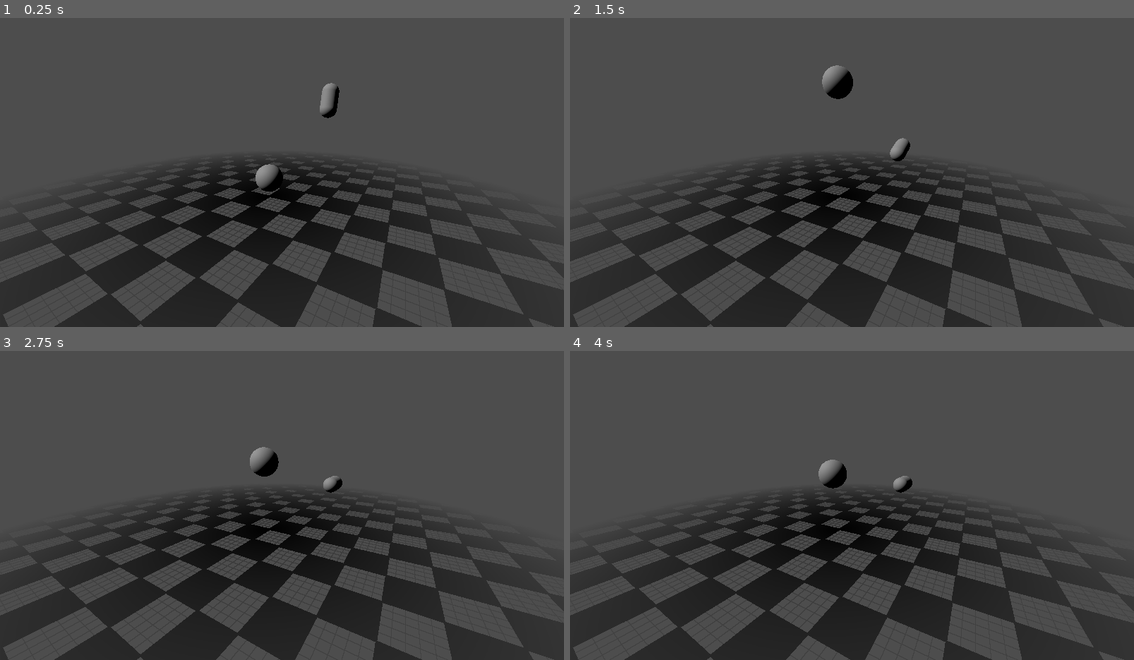
Above: before the commit, frames 1-4 (two rows, left to right).
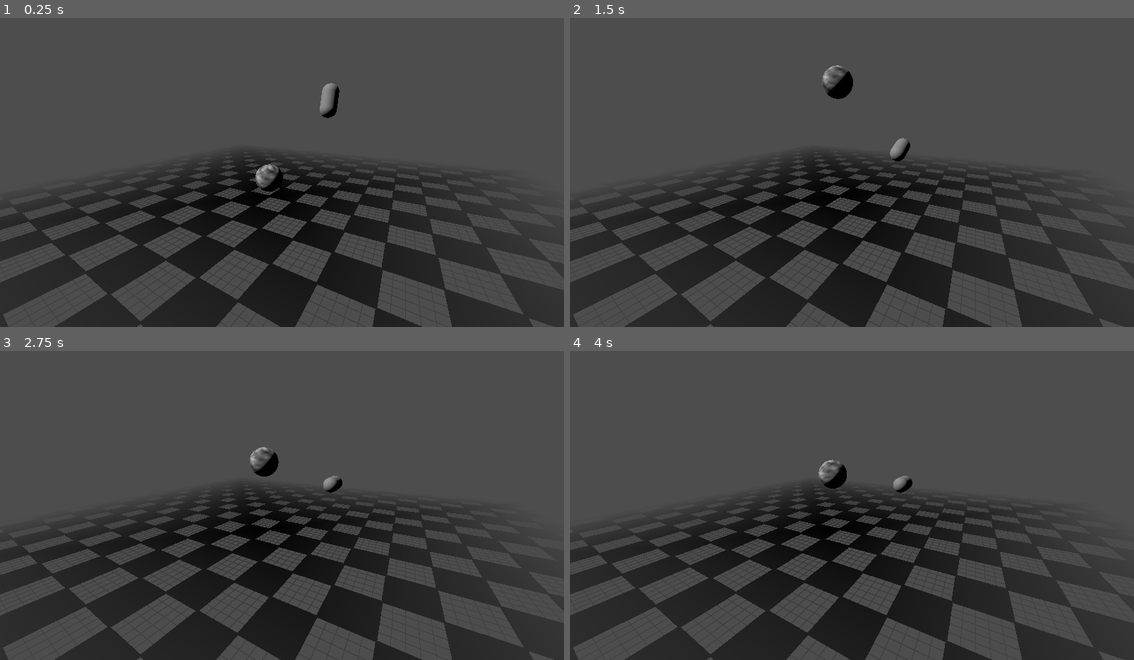
Above: after the commit, the same moments.

Repository: TheDying0fLight/Qualt
Game: Godot game, scene res://world.tscn
Same seed, same stepped clock (60 frames per second), same inputs: the game is played once before the commit and once after it.
Inputs (mouse positions are in pixels of both pictures, inside the frame that each line leads up to):
- Up to frame 1 (0.25 s): no input
- Up to frame 2 (1.5 s): tap Enter (ui_accept) at 0.5, 0.77 s; move the mouse to (976, 153) at 0.52 s; hold 1 (1) 0.53-1.28 s; tap 2 (2) at 0.8, 1.35 s; move the mouse to (739, 184) at 1.27 s
- Up to frame 3 (2.75 s): tap Enter (ui_accept) at 1.52 s; tap A (a) at 1.55, 2.1 s; move the mouse to (338, 431) at 2.02 s; hold Ctrl (ctrl) from 2.03 s (still down)
- Up to frame 4 (4 s): move the mouse to (823, 564) at 2.77 s; release Ctrl (ctrl) at 2.78 s; tap Ctrl (ctrl) at 2.85 s; tap Enter (ui_accept) at 3.02, 3.77 s; tap D (d) at 3.05, 3.6 s; move the mouse to (1021, 548) at 3.52 s; tap S (s) at 3.8 s

The runs differ from the first frame. In frame 1, less than 0.1% of the frame differs, in the area x 45-79%, y 47-81%; in frame 2, less than 0.1%; in frame 3, less than 0.1%; in frame 4, less than 0.1%, in the area x 44-79%, y 35-81%.

Commit message:
godot 4.5, grid move with player,

Diff:
--- /dev/null
+++ b/camera_controller.gd
@@ -0,0 +1,35 @@
+extends Node
+
+@onready var static_camera: Camera3D = %StaticCamera
+@onready var player_camera: Camera3D = %PlayerCamera
+@onready var grid: MeshInstance3D = %Grid
+
+var active_camera: Camera3D:
+    set(camera):
+        camera.make_current()
+        grid.call_deferred("reparent", camera, false)
+        active_camera = camera
+        if fov: camera.fov = fov
+
+var fov: float:
+    set(new):
+        fov = min(max(new, 1), 165)
+        active_camera.fov = fov
+
+func _ready() -> void:
+    active_camera = static_camera
+    fov = active_camera.fov
+
+func _input(event: InputEvent) -> void:
+    if Input.is_action_pressed("ctrl"):
+        if event.is_action_pressed("1"):
+            active_camera = player_camera
+        if event.is_action_pressed("2"):
+            active_camera = static_camera
+    if event.is_action("scroll_up"): fov -= 1
+    if event.is_action("scroll_down"): fov += 1
+    if event is InputEventMouseMotion:
+        var cam_parent := active_camera.get_parent()
+        if not cam_parent is SpringArm3D: return
+        cam_parent.rotation.y += event.relative.x * -0.01
+        cam_parent.rotation.x = min(max(cam_parent.rotation.x + event.relative.y * -0.01, deg_to_rad(-90)), deg_to_rad(90))
--- /dev/null
+++ b/follow_node.gd
@@ -0,0 +1,6 @@
+extends SpringArm3D
+
+@export var target: Node
+
+func _process(_delta: float) -> void:
+    position = target.position
--- a/plane.gdshader
+++ b/plane.gdshader
@@ -12,9 +12,9 @@
 uniform float minorLineAlpha: hint_range(0.0, 1.0) = .3;
 uniform vec3 centerOffset = vec3(0.0, 0.0, 0.0);
 
-// calculate line mask, usning a bit of fwidth() magic to make line width not affected by perspective
+// calculate line mask, using a bit of fwidth() magic to make line width not affected by perspective
 float grid(vec2 pos, float unit, float thickness){
-	vec2 threshold = fwidth(pos) * thickness * .5 / unit;
+	vec2 threshold = fwidth(pos + vec2(100, 0)) * thickness * .5 / unit;
 	vec2 posWrapped = pos / unit;
 	vec2 line = step(fract(-posWrapped), threshold) + step(fract(posWrapped), threshold);
 	return max(line.x, line.y);
@@ -28,17 +28,17 @@
 }
 
 void fragment() {
-	// ray from camera to fragemnt in wrold space
-	vec3 rayWorld = normalize(mat3(INV_VIEW_MATRIX) * VIEW) ;
+	// ray from camera to fragment in world space
+	vec3 rayWorld = normalize(mat3(INV_VIEW_MATRIX) * VIEW);
 
 	// calculate fragment position in world space
 	vec3 posWorld;
-	float t = -(CAMERA_POSITION_WORLD.y - centerOffset.y) / (rayWorld.y );
+	float t = -(CAMERA_POSITION_WORLD.y - centerOffset.y) / (rayWorld.y);
 	posWorld.y = -centerOffset.y;
-	posWorld.xz = CAMERA_POSITION_WORLD.xz + t * rayWorld.xz + centerOffset.xz;
+	posWorld.xz = CAMERA_POSITION_WORLD.xz + t * rayWorld.xz;
 
 	// calculate planar distance from camera to fragment (used for fading)
-	float distPlanar = distance(posWorld.xz, centerOffset.xz);
+	float distPlanar = max(distance(posWorld.x, centerOffset.x), distance(posWorld.z, centerOffset.z));
 
 	// grid
 	float line = grid(posWorld.xz, unitSize, majorLineThickness);
@@ -64,5 +64,4 @@
 
 	// final color (premultiplied alpha blend)
 	ALBEDO = (checkerColor.rgb * alphaChec) * (1.0 - alphaGrid) + (gridColor.rgb * alphaGrid);
-
 }
--- a/player.gd
+++ b/player.gd
@@ -1,9 +1,11 @@
 extends RigidBody3D
+
+@onready var player_cam_arm: SpringArm3D = %PlayerCamArm
 
 func _process(_delta: float) -> void:
     if Input.is_action_just_pressed("ui_accept"):
         apply_impulse(Vector3(0, 1, 0) * 300)
 
     var input_dir := Input.get_vector("a", "d", "w", "s")
-    var direction := (transform.basis * Vector3(input_dir.x, 0, input_dir.y)).normalized()
+    var direction := (player_cam_arm.basis * Vector3(input_dir.x, 0, input_dir.y)).normalized()
     apply_force(direction * 100)
--- a/project.godot
+++ b/project.godot
@@ -12,7 +12,7 @@
 
 config/name="Qualt"
 run/main_scene="uid://wlinv61j5nr4"
-config/features=PackedStringArray("4.4", "Forward Plus")
+config/features=PackedStringArray("4.5", "Forward Plus")
 config/icon="res://icon.svg"
 
 [debug]
--- a/world.gd
+++ b/world.gd
@@ -1,41 +1,8 @@
 extends Node3D
 
-@onready var static_camera: Camera3D = %StaticCamera
-@onready var player_camera: Camera3D = %PlayerCamera
+@onready var player: RigidBody3D = %Player
 @onready var grid: MeshInstance3D = %Grid
 
-var active_camera: Camera3D:
-    set(camera):
-        camera.make_current()
-        grid.call_deferred("reparent", camera, false)
-        active_camera = camera
-        if fov: camera.fov = fov
-
-var fov: float:
-    set(new):
-        fov = min(max(new, 1), 165)
-        active_camera.fov = fov
-
-func _ready() -> void:
-    active_camera = static_camera
-    fov = active_camera.fov
-
-func _input(event: InputEvent) -> void:
-    if Input.is_action_pressed("ctrl"):
-        if event.is_action_pressed("1"):
-            active_camera = player_camera
-        if event.is_action_pressed("2"):
-            active_camera = static_camera
-    if event.is_action("scroll_up"): fov -= 1
-    if event.is_action("scroll_down"): fov += 1
-    if event is InputEventMouseMotion and event.relative.length() < 200:
-        var cam_parent := active_camera.get_parent()
-        if not cam_parent is SpringArm3D: return
-        cam_parent.rotation.y += event.relative.x * -0.01
-        cam_parent.rotation.x = min(max(cam_parent.rotation.x + event.relative.y * -0.01, deg_to_rad(-90)), deg_to_rad(90))
-
-
-func _process(delta: float) -> void:
-    var cam_parent := active_camera.get_parent()
-    if not cam_parent is SpringArm3D: return
-    cam_parent.global_rotation = cam_parent.rotation
+func _process(_delta: float) -> void:
+    var target_pos := player.global_position
+    grid.mesh.material.set_shader_parameter("centerOffset", Vector3(target_pos.x,0,target_pos.z))
--- a/world.tscn
+++ b/world.tscn
@@ -1,8 +1,10 @@
-[gd_scene load_steps=13 format=3 uid="uid://wlinv61j5nr4"]
+[gd_scene load_steps=19 format=3 uid="uid://wlinv61j5nr4"]
 
 [ext_resource type="Shader" uid="uid://d2nh03vbwfnrs" path="res://plane.gdshader" id="1_f3sb7"]
 [ext_resource type="Script" uid="uid://k6hltm143vfu" path="res://world.gd" id="1_tlwt5"]
 [ext_resource type="Script" uid="uid://8s42e8agfws5" path="res://player.gd" id="2_fj7yv"]
+[ext_resource type="Script" uid="uid://3t7m6d4dgu3m" path="res://follow_node.gd" id="4_aqk2v"]
+[ext_resource type="Script" uid="uid://c0nq7gi07viig" path="res://camera_controller.gd" id="5_036b0"]
 
 [sub_resource type="ShaderMaterial" id="ShaderMaterial_f3sb7"]
 render_priority = 0
@@ -33,7 +35,20 @@
 
 [sub_resource type="SphereShape3D" id="SphereShape3D_f3sb7"]
 
+[sub_resource type="Gradient" id="Gradient_aqk2v"]
+
+[sub_resource type="FastNoiseLite" id="FastNoiseLite_036b0"]
+
+[sub_resource type="NoiseTexture2D" id="NoiseTexture2D_dwbse"]
+noise = SubResource("FastNoiseLite_036b0")
+color_ramp = SubResource("Gradient_aqk2v")
+seamless = true
+
+[sub_resource type="StandardMaterial3D" id="StandardMaterial3D_pkg7o"]
+albedo_texture = SubResource("NoiseTexture2D_dwbse")
+
 [sub_resource type="SphereMesh" id="SphereMesh_fj7yv"]
+material = SubResource("StandardMaterial3D_pkg7o")
 
 [sub_resource type="SeparationRayShape3D" id="SeparationRayShape3D_tlwt5"]
 
@@ -67,23 +82,30 @@
 [node name="CollisionShape3D" type="CollisionShape3D" parent="StaticBody3D"]
 shape = SubResource("WorldBoundaryShape3D_aqk2v")
 
-[node name="RigidBody3D2" type="RigidBody3D" parent="."]
+[node name="Player" type="RigidBody3D" parent="."]
+unique_name_in_owner = true
 transform = Transform3D(1, 0, 0, 0, 1, 0, 0, 0, 1, 0, 1, 0)
 collision_layer = 0
 mass = 60.0
 script = ExtResource("2_fj7yv")
 
-[node name="CollisionShape3D" type="CollisionShape3D" parent="RigidBody3D2"]
+[node name="CollisionShape3D" type="CollisionShape3D" parent="Player"]
 shape = SubResource("SphereShape3D_f3sb7")
 
-[node name="MeshInstance3D" type="MeshInstance3D" parent="RigidBody3D2"]
+[node name="MeshInstance3D" type="MeshInstance3D" parent="Player"]
 mesh = SubResource("SphereMesh_fj7yv")
 skeleton = NodePath("../CollisionShape3D")
 
-[node name="SpringArm3D" type="SpringArm3D" parent="RigidBody3D2"]
+[node name="PlayerCamArm" type="SpringArm3D" parent="." node_paths=PackedStringArray("target")]
+unique_name_in_owner = true
+transform = Transform3D(1, 0, 0, 0, 1, 0, 0, 0, 1, 0, 1, 0)
 shape = SubResource("SeparationRayShape3D_tlwt5")
 spring_length = 10.0
+script = ExtResource("4_aqk2v")
+target = NodePath("../Player")
 
-[node name="PlayerCamera" type="Camera3D" parent="RigidBody3D2/SpringArm3D"]
+[node name="PlayerCamera" type="Camera3D" parent="PlayerCamArm"]
 unique_name_in_owner = true
-transform = Transform3D(1, 0, 0, 0, 1, 0, 0, 0, 1, 0, 0, 0)
+
+[node name="CameraController" type="Node" parent="."]
+script = ExtResource("5_036b0")
Not shown, added: camera_controller.gd.uid
Not shown, added: follow_node.gd.uid
